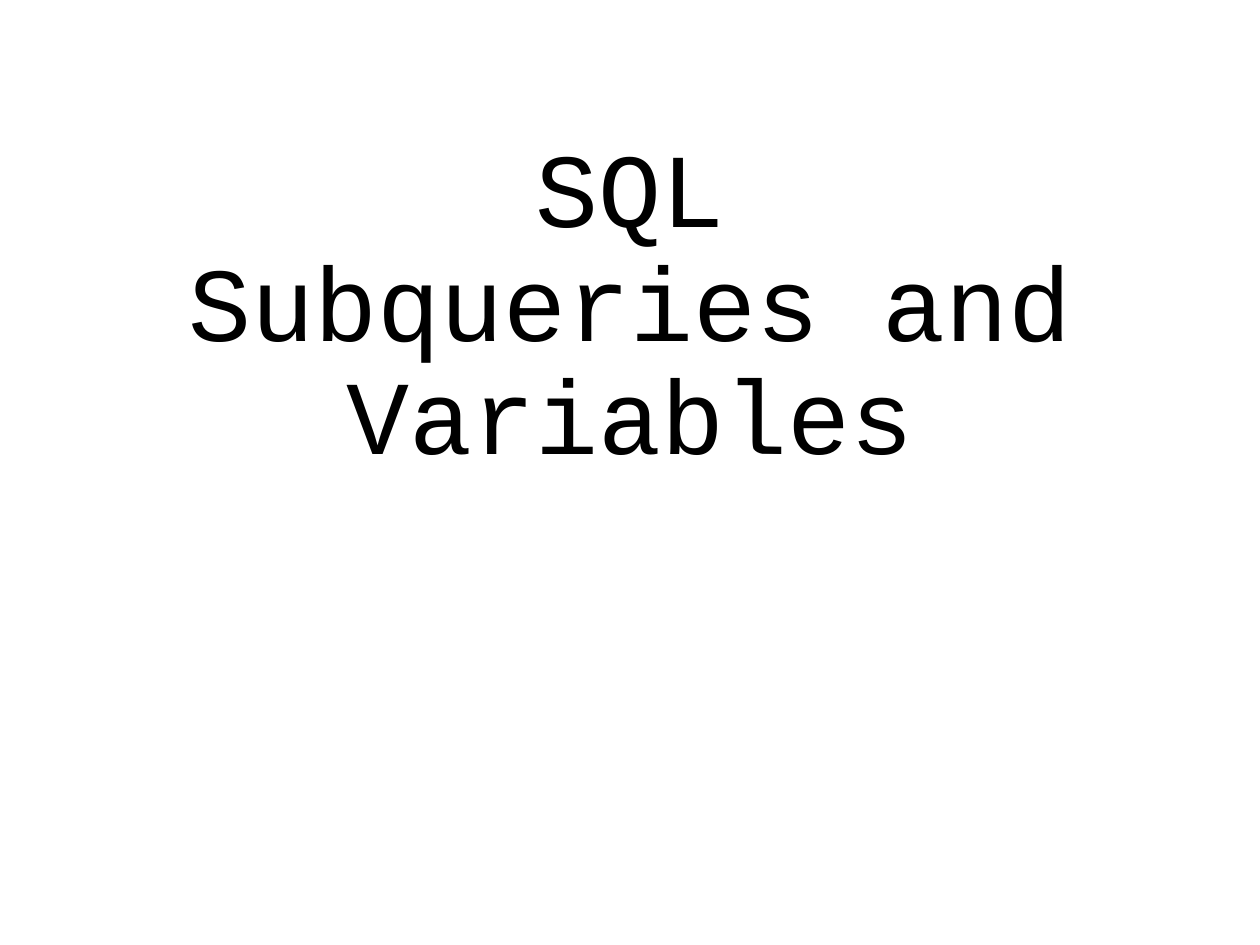
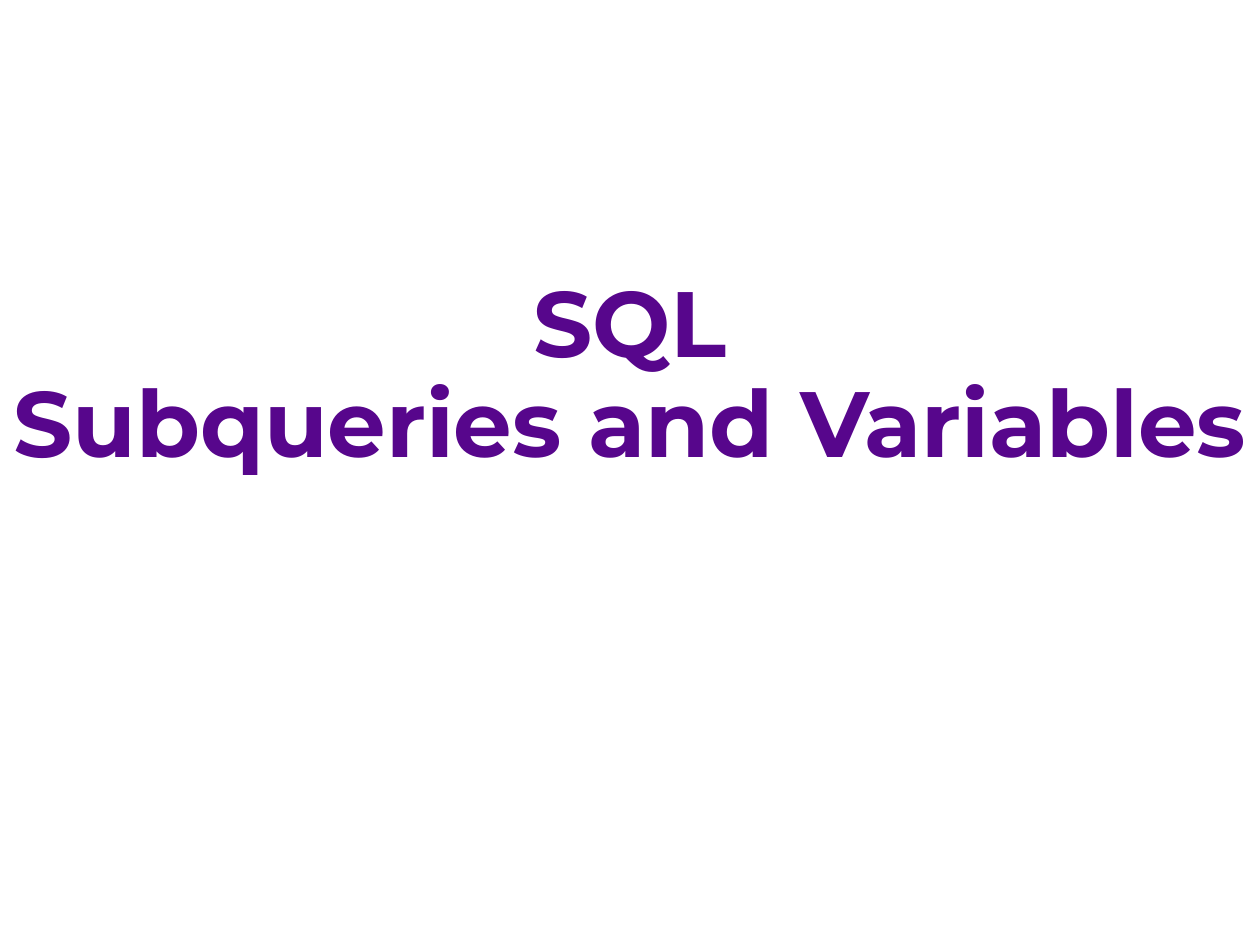
Before and after one commit to ipeirotis/introduction-to-databases, a slide deck: slide 1 of session6/F-SQL_Subqueries.pptx. Drawn at 1260x945 pixels with LibreOffice and Linux fonts; fonts in the diff are those of the drawing. Boxes give left, top, right and bottom in pixels: in the first picture for what was removed or moved away, otherwise in the second. Text is boxed around its words. In the diff, an @@ line names an element or a change of style, - is before the commit and + after.

```diff
--- a/session6/F-SQL_Subqueries.pptx
+++ b/session6/F-SQL_Subqueries.pptx
@@ title "SQL Subqueries and Variables" at (13,291,1246,475): size 60 to 53 pt, font Courier New to Montserrat, text colour #000000 to #57068C, bold on @@
```
Also in this commit, not shown: 17 other slides changed, 5 slides added, 2 slides removed.
